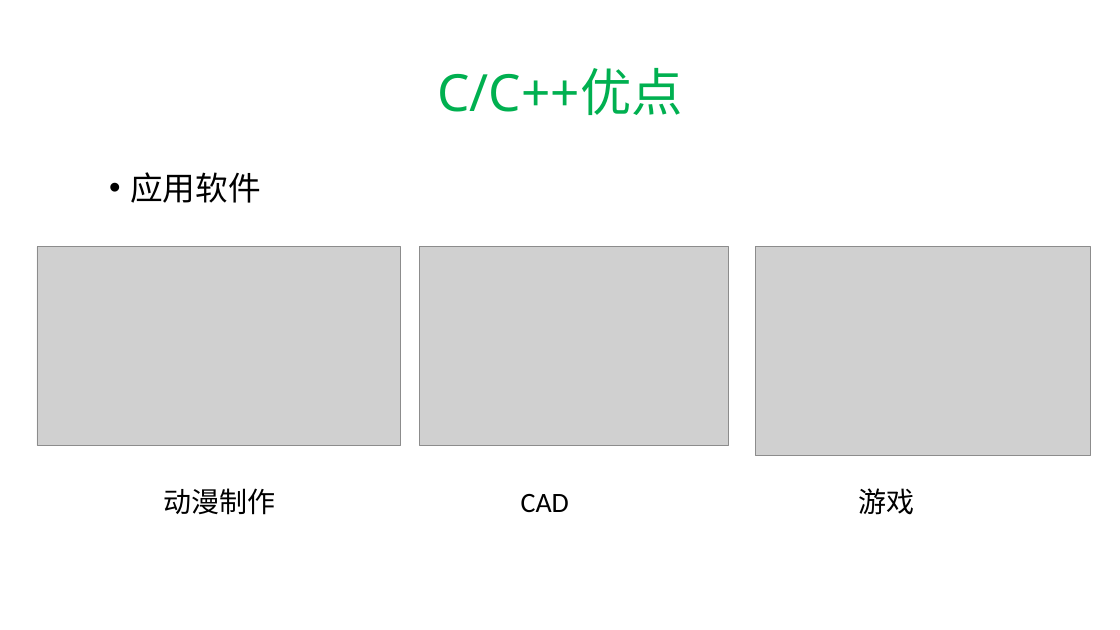
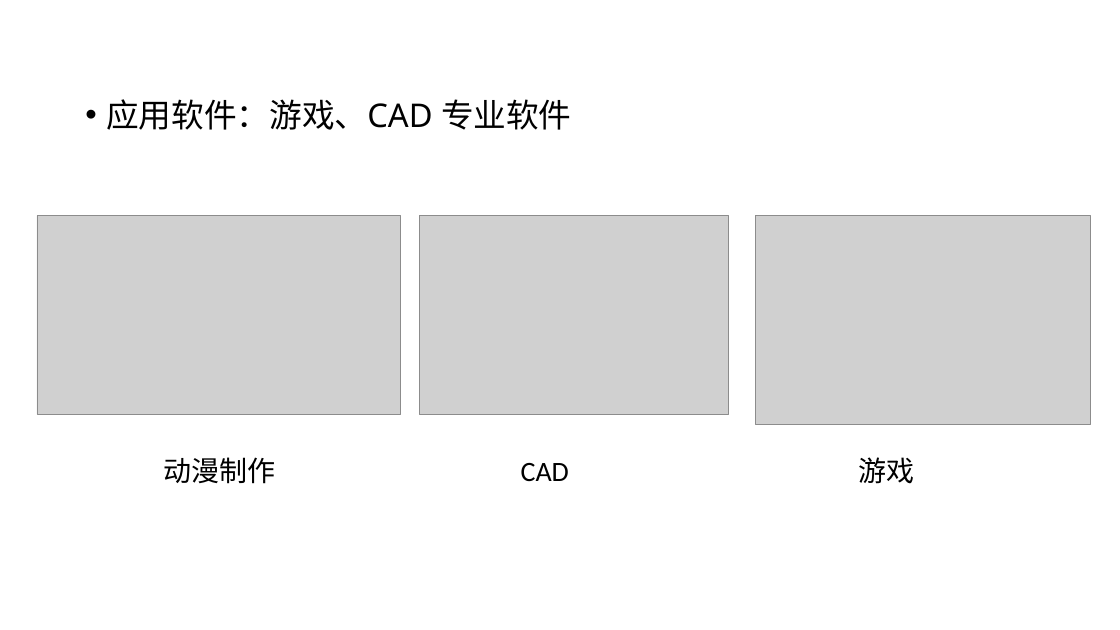
Before and after one commit to hwdong-net/cplusplus17, a slide deck: slide 11 of ppt/1.1 C++语言介绍.pptx (slide 31 before the commit). Drawn at 1120x630 pixels with LibreOffice and Linux fonts; fonts in the diff are those of the drawing; grey boxes stand for pictures. Boxes give left, top, right and bottom in pixels: in the first picture for what was removed or moved away, otherwise in the second. Text is boxed around its words. In the diff, an @@ line names an element or a change of style, - is before the commit and + after.

```diff
--- a/ppt/1.1 C++语言介绍.pptx
+++ b/ppt/1.1 C++语言介绍.pptx
@@ title removed at bbox=[437, 68, 682, 115] @@
-C/C++优点
@@ text at bbox=[106, 99, 572, 130]: text changed @@
-• 应用软件
+• 应用软件：游戏、CAD 专业软件
@@ 3 pictures, 3 texts: place and size @@
-3 pictures, 3 texts at bbox=[37, 247, 1091, 515]
+3 pictures, 3 texts at bbox=[37, 216, 1091, 484]
```
Also in this commit, not shown: 7 other slides changed, 20 slides added, 4 slides removed.
